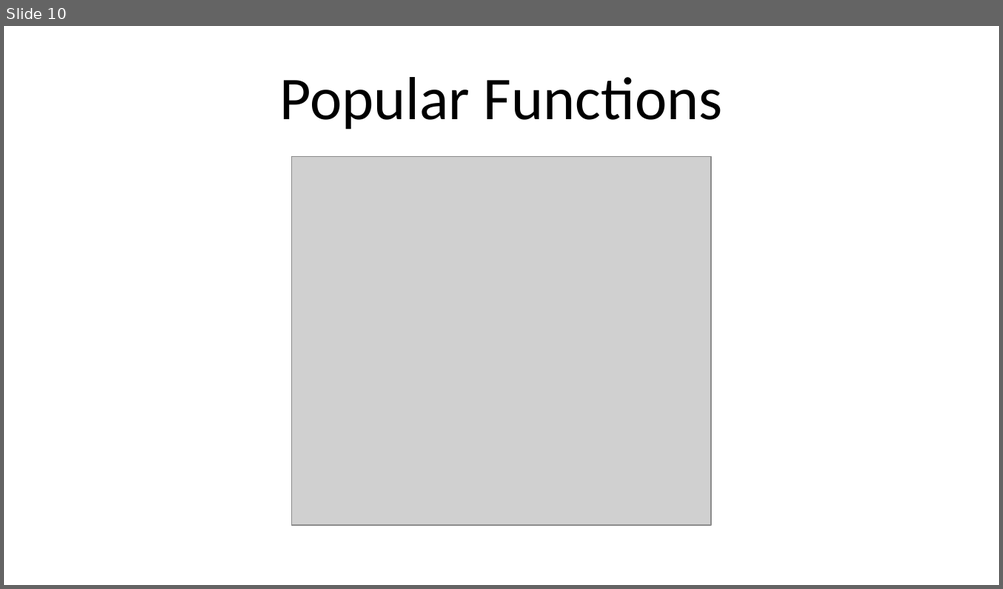
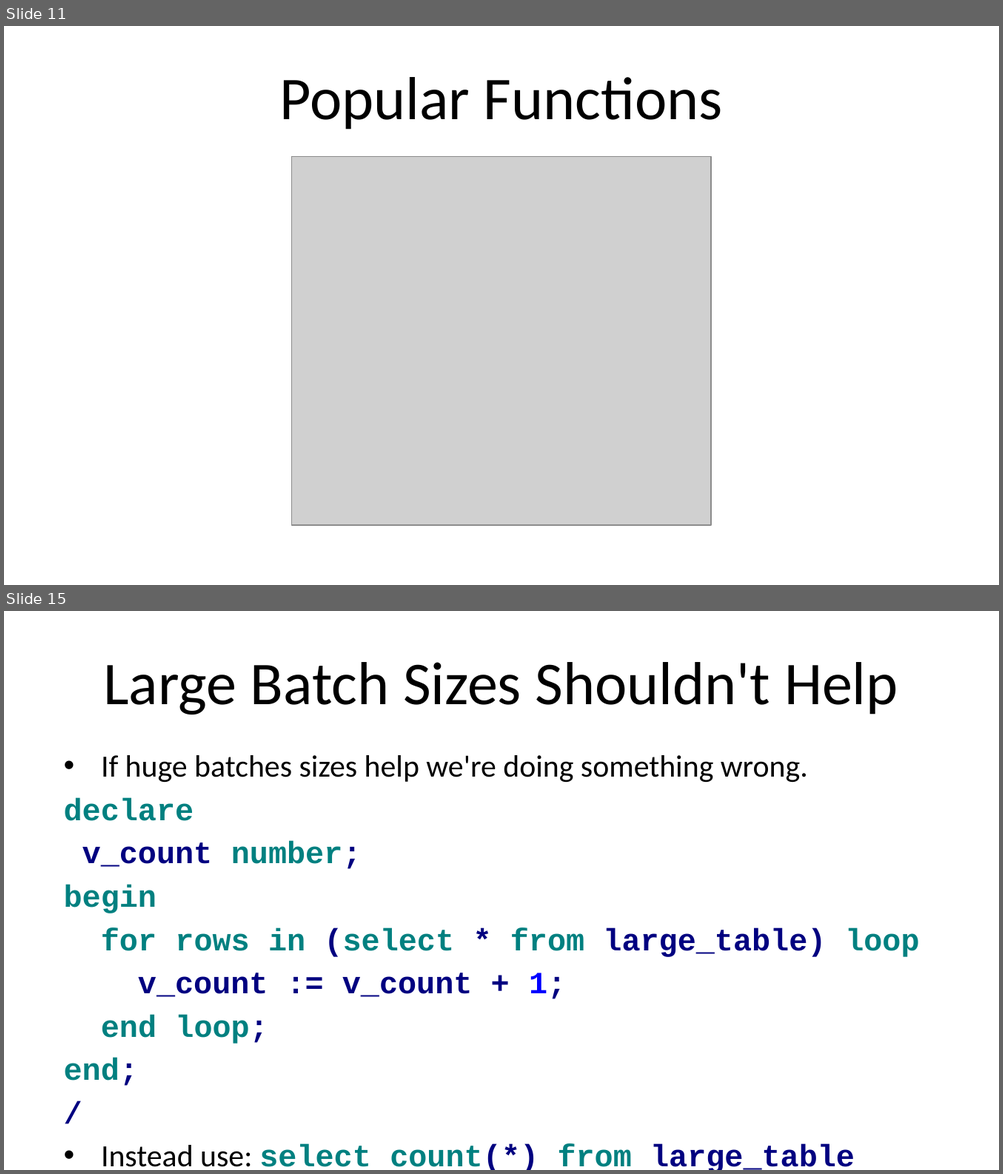
Before and after one commit to ProOracleSQL/space, a slide deck: examples/presentations/Practical Algorithm Analysis for Oracle Developers - Collaborate - 2019_281_Heller.pptx. Shown one above the other, each under a label of ours: slide 10 before the commit, slides 11 and 15 after it; the slides between them are not shown. The pictures are 1003x589 and 1003x1174 pixels, drawn with LibreOffice and Linux fonts; fonts in the diff are those of the drawing; grey boxes stand for pictures. Boxes give left, top, right and bottom in pixels: in the first picture for what was removed or moved away, otherwise in the second. Text is boxed around its words. In the diff, an @@ line names an element or a change of style, - is before the commit and + after.

```diff
--- a/examples/presentations/Practical Algorithm Analysis for Oracle Developers - Collaborate - 2019_281_Heller.pptx
+++ b/examples/presentations/Practical Algorithm Analysis for Oracle Developers - Collaborate - 2019_281_Heller.pptx
@@ slide 15 added at [4, 611, 999, 1170], background #FFFFFF @@
@@ title added at [103, 662, 898, 715], 44 pt, text #000000 @@
+Large Batch Sizes Shouldn't Help
@@ text added at [64, 755, 919, 1170], 22.4 pt, text #008080, bold @@
+• If huge batches sizes help we're doing something wrong.
+declare
+v_count number;
+begin
+for rows in (select * from large_table) loop
+v_count := v_count + 1;
+end loop;
+end;
+/
+• Instead use: select count(*) from large_table
@@ what was slide 10 is now slide 11 @@
```
Also in this commit, not shown: 9 slides changed, 1 other slide added.
